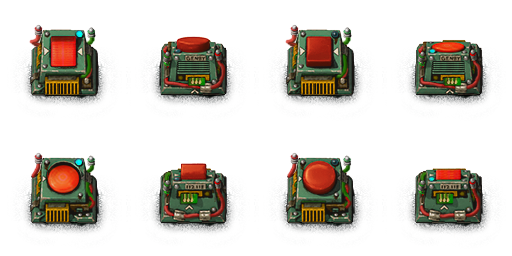
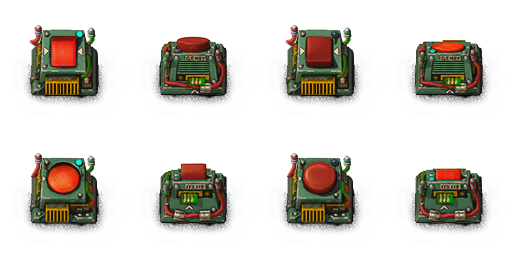
Two versions of the same layered image (512x256). Layer-by-layer changes:
pixels changed over [74, 30, 436, 194] (layer not identified)
